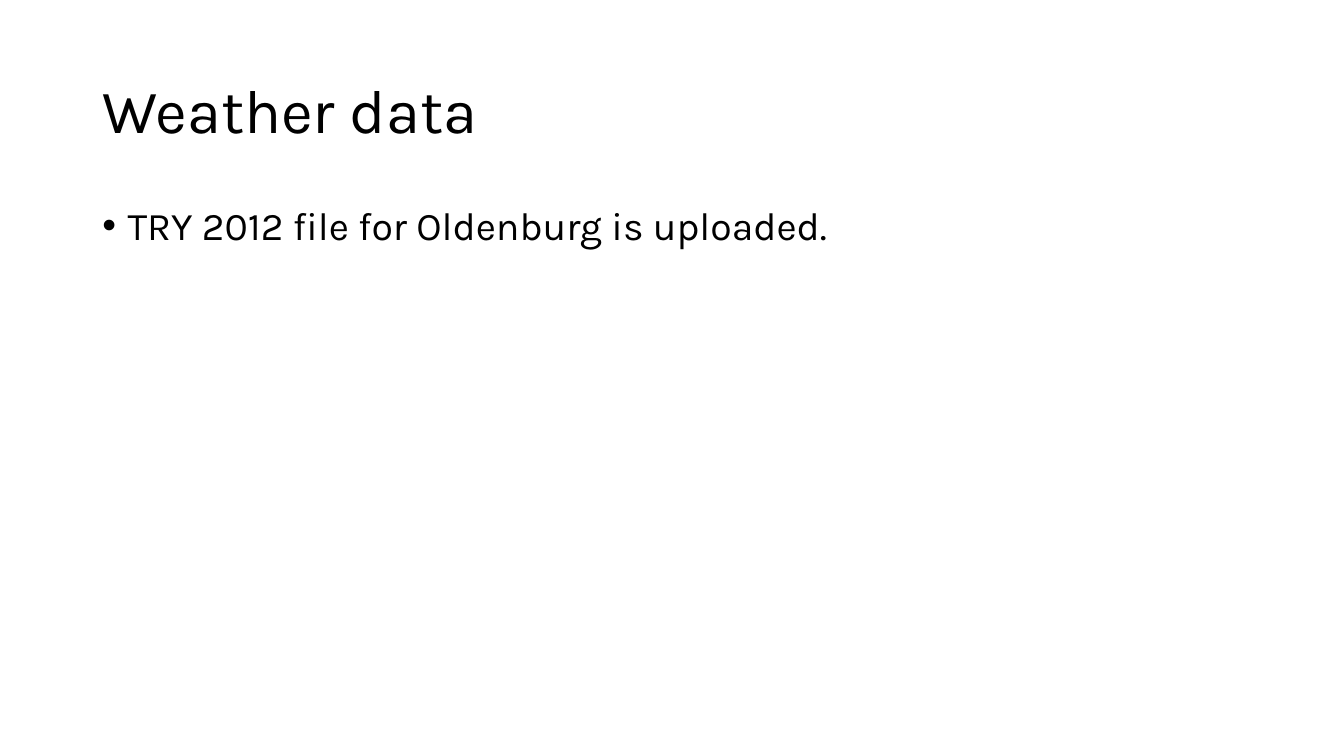
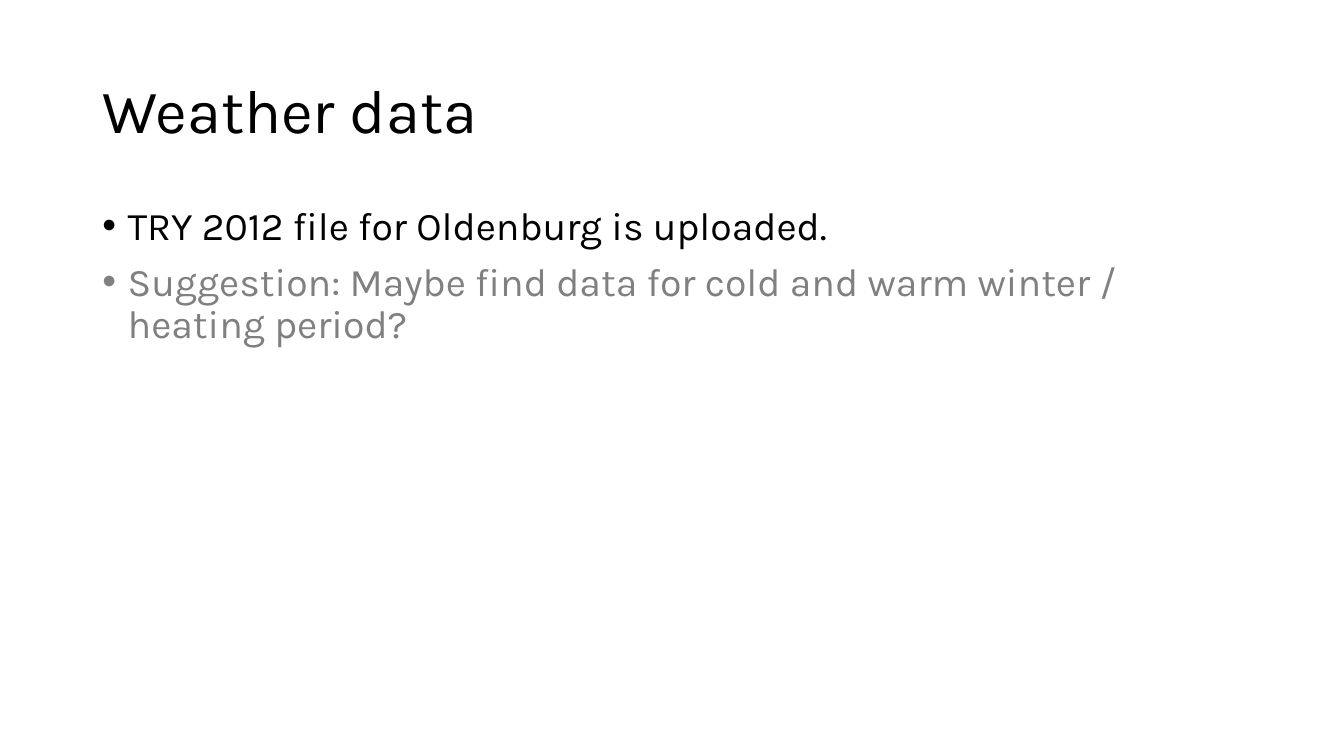
Before and after one commit to eyjomoin/Modeling-buildings-and-their-heating-systems, a slide deck: slide 16 of presentation/heat.pptx. Drawn at 1344x756 pixels with LibreOffice and Linux fonts; fonts in the diff are those of the drawing. Boxes give left, top, right and bottom in pixels: in the first picture for what was removed or moved away, otherwise in the second. Text is boxed around its words. In the diff, an @@ line names an element or a change of style, - is before the commit and + after.

Commit message:
added suggestions for house types and weather scenarios

```diff
--- a/presentation/heat.pptx
+++ b/presentation/heat.pptx
@@ text at (128,269,1091,348): paragraph added @@
+• Suggestion: Maybe find data for cold and warm winter / heating period?
```
Also in this commit, not shown: 1 other slide changed.
